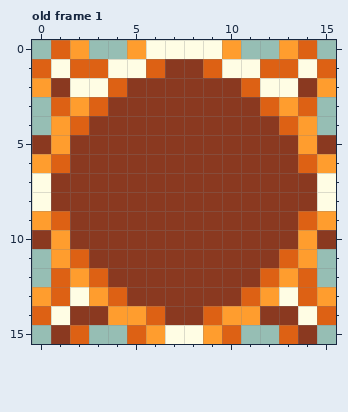
One commit to this pixel-art file: GraphicAsset/Sprites/FPS_GUI/Button_Small.aseprite. The picture above was drawn from the file before the commit.
16x16 pixels, 1 frame. Shown: old frame 1. The commit also changed other frames, which this record leaves out.
Now the later version:
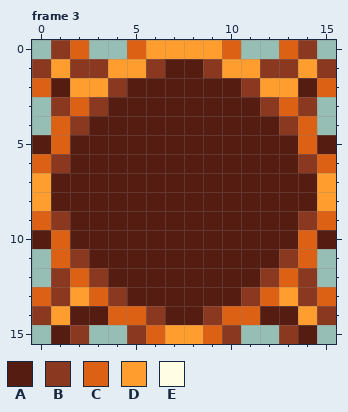
Palette (. is transparent): A #551c12  B #8a3920  C #dd6114  D #ff9d2e  E #fffde4
A new or re-ordered frame is compared with the old frame closest to it.
The exact change:
frames 1 -> 3
Changed rows in their new state; - is an unchanged pixel.
Frame 3 is new; against old frame 1:
first column x 0:
 0 -BC--CDDDDC--CB-
 1 BDBBDDBAABDDBBDB
 2 CADDBAAAAAABDDAC
 3 -BCBAAAAAAAABCB-
 4 -CBAAAAAAAAAABC-
 5 ACAAAAAAAAAAAACA
 6 CBAAAAAAAAAAAABC
 7 DAAAAAAAAAAAAAAD
 8 DAAAAAAAAAAAAAAD
 9 CBAAAAAAAAAAAABC
10 ACAAAAAAAAAAAACA
11 -CBAAAAAAAAAABC-
12 -BCBAAAAAAAABCB-
13 CBDCBAAAAAABCDBC
14 BDAACCBAABCCAADB
15 -AB--BCDDCB--BA-
Where, in picture pixels (left, top, right, bottom), the same in both pictures:
changed: (32, 40, 336, 344)
